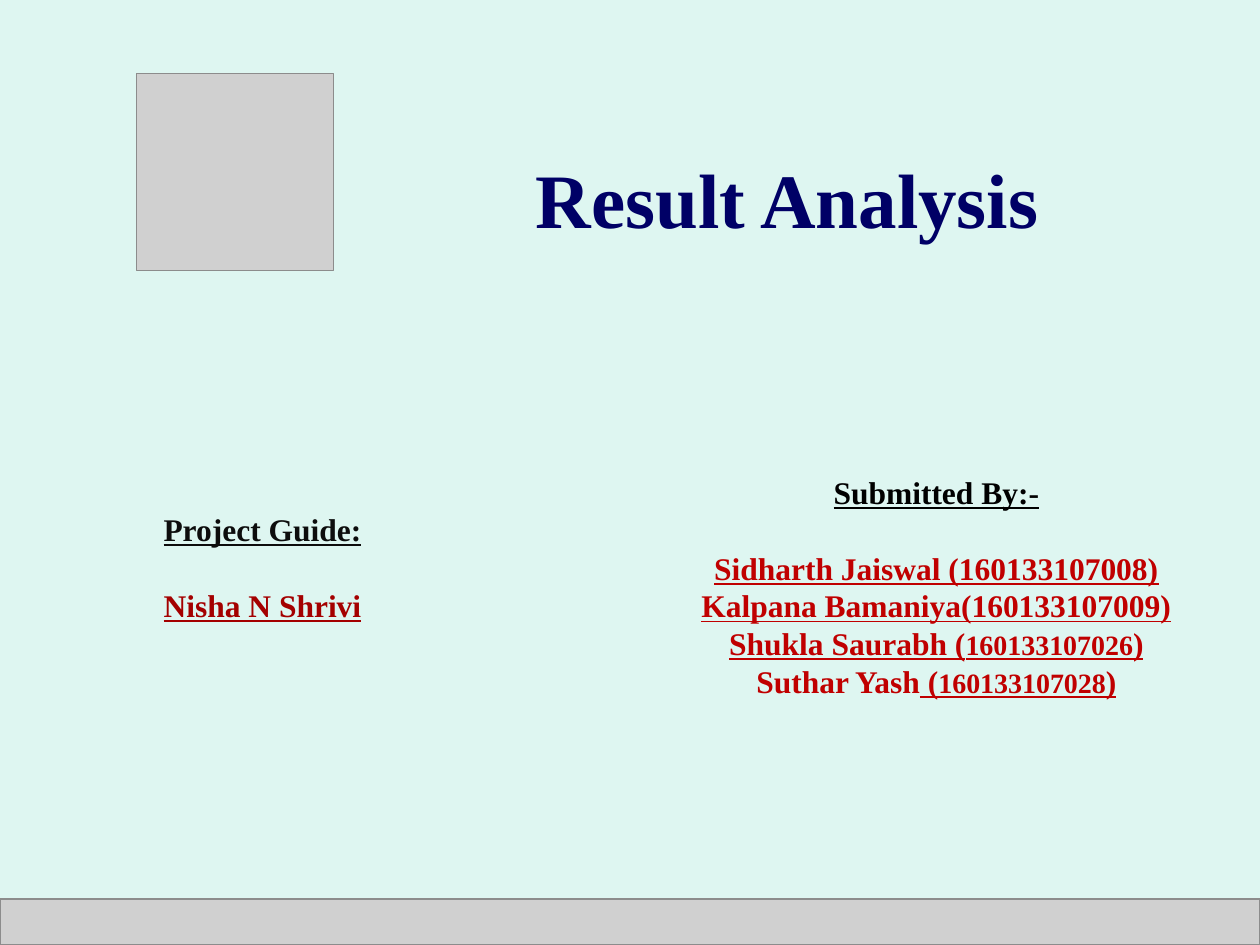
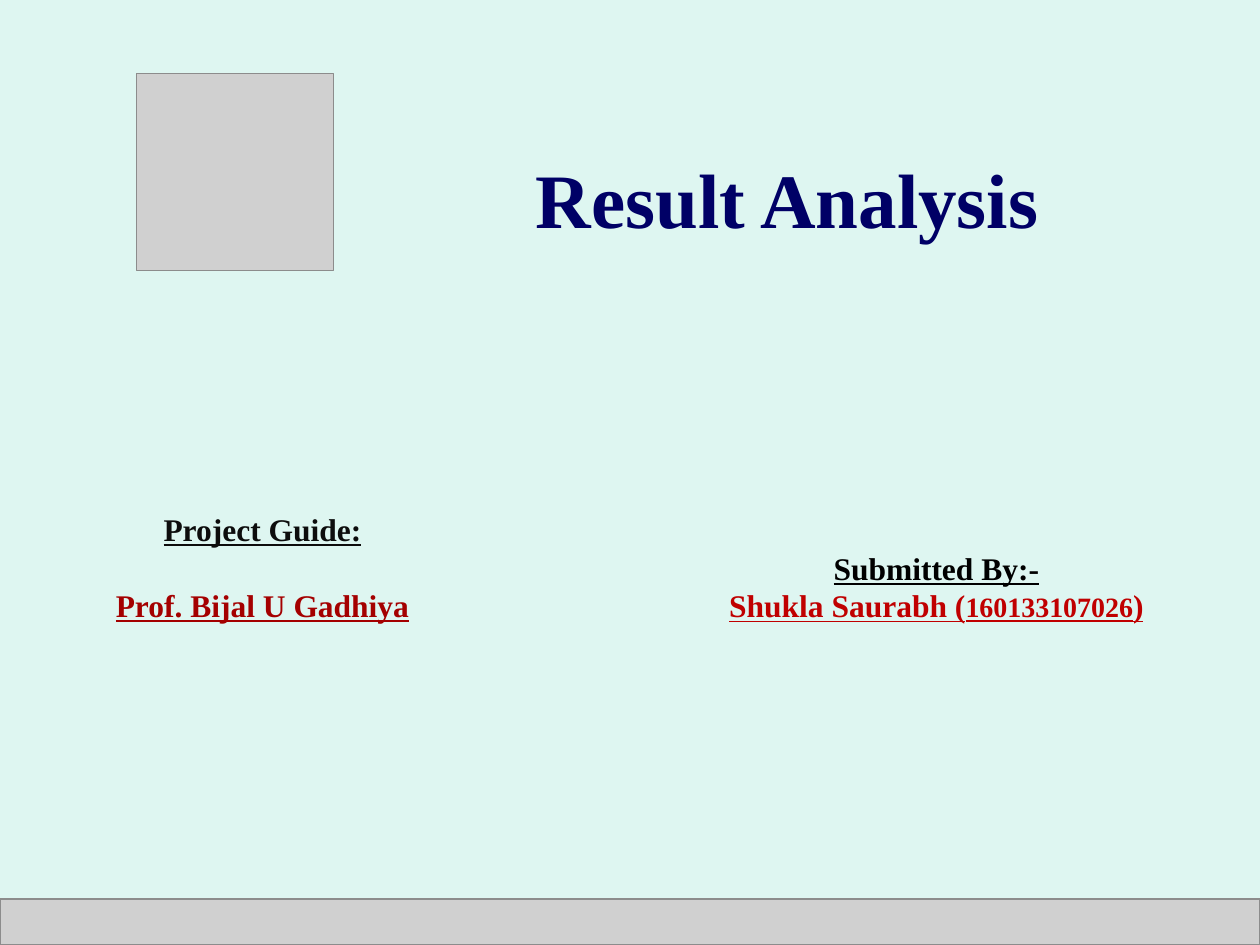
Before and after one commit to saurabhshukla123/Work, a slide deck: slide 2 of resultanalysis presentation/resultAnalysis.pptx. Drawn at 1260x945 pixels with LibreOffice and Linux fonts; fonts in the diff are those of the drawing; grey boxes stand for pictures; background and template pictures are left out. Boxes give left, top, right and bottom in pixels: in the first picture for what was removed or moved away, otherwise in the second. Text is boxed around its words. In the diff, an @@ line names an element or a change of style, - is before the commit and + after.

Commit message:
Presentation

```diff
--- a/resultanalysis presentation/resultAnalysis.pptx
+++ b/resultanalysis presentation/resultAnalysis.pptx
@@ text at [701,558,1171,624]: paragraphs removed @@
-Sidharth Jaiswal (160133107008)
-Kalpana Bamaniya(160133107009)
@@ text at [116,595,409,623]: text changed @@
-Nisha N Shrivi
+Prof. Bijal U Gadhiya
@@ text at [756,671,1106,698]: paragraph removed @@
-Suthar Yash (160133107028)
```
Also in this commit, not shown: 3 other slides changed, 4 slides added, 1 slide removed.
